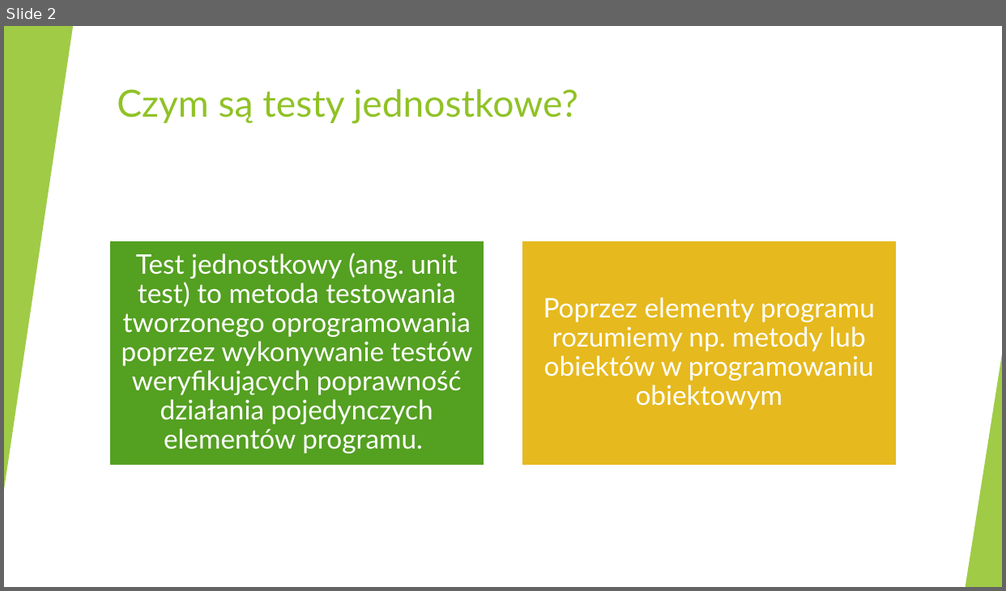
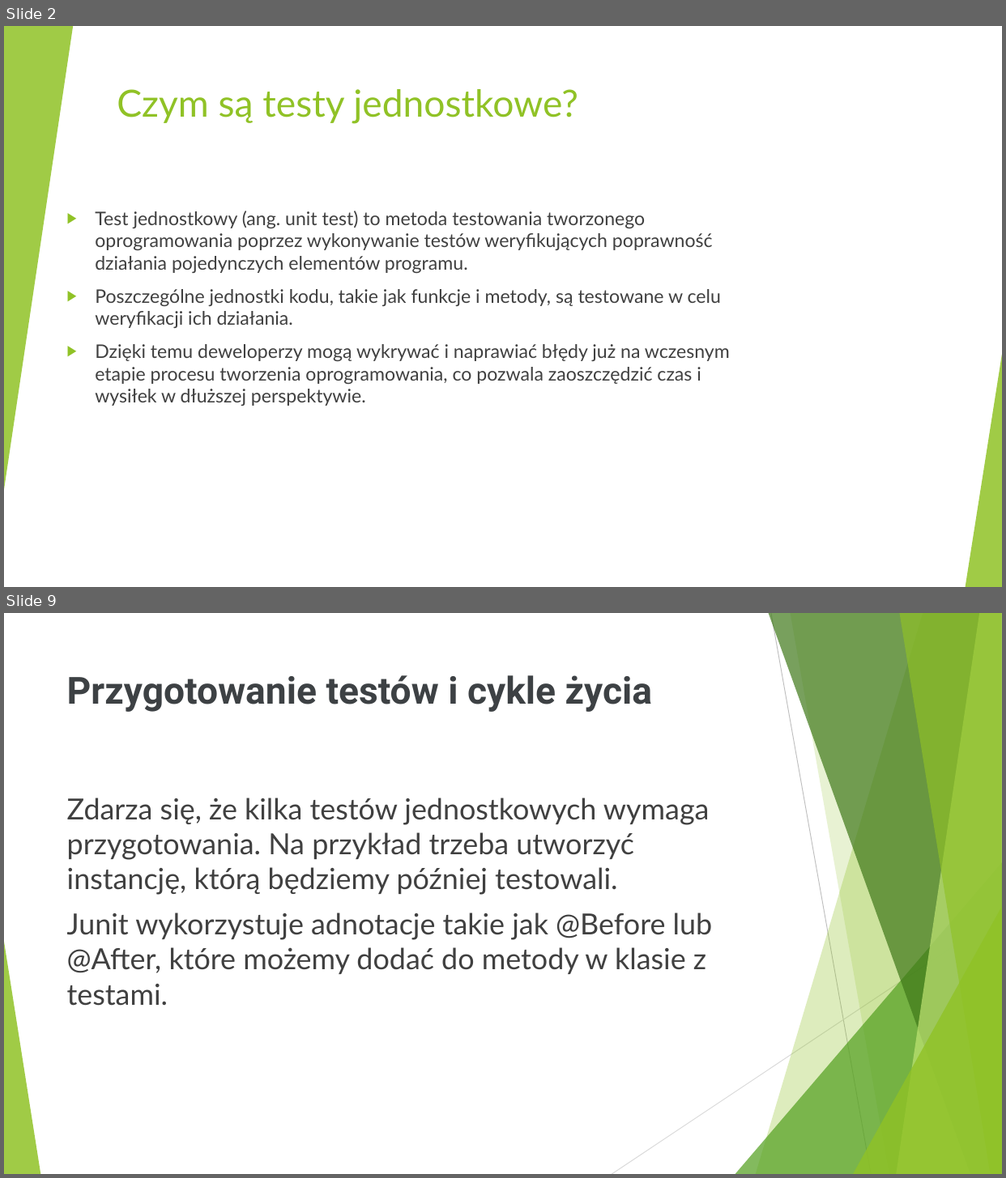
Before and after one commit to markow1997/AdvanceProgrammingTechniques_2223, a slide deck: KonradStepniak/Testy jednostkowe Konrad Stępniak.pptx. Shown one above the other, each under a label of ours: slide 2 before the commit, slides 2 and 9 after it; the slides between them are not shown. The pictures are 1006x591 and 1006x1178 pixels, drawn with LibreOffice and Linux fonts; fonts in the diff are those of the drawing. Boxes give left, top, right and bottom in pixels: in the first picture for what was removed or moved away, otherwise in the second. Text is boxed around its words. In the diff, an @@ line names an element or a change of style, - is before the commit and + after.

```diff
--- a/KonradStepniak/Testy jednostkowe Konrad Stępniak.pptx
+++ b/KonradStepniak/Testy jednostkowe Konrad Stępniak.pptx
@@ slide 9 added at (4, 613, 1002, 1174), background #FFFFFF; not listed: 10 template elements that a slide beside it also shows @@
@@ title added at (67, 675, 653, 712), 36 pt, text #3D4144, bold @@
+Przygotowanie testów i cykle życia
@@ text added at (67, 798, 713, 1006), 28 pt, text #404040 @@
+Zdarza się, że kilka testów jednostkowych wymaga przygotowania. Na przykład trzeba utworzyć instancję, którą będziemy później testowali.
+Junit wykorzystuje adnotacje takie jak @Before lub @After, które możemy dodać do metody w klasie z testami.
@@ slide 2 changed as well @@
@@ text added at (95, 211, 730, 406), 18 pt, text #404040 @@
+▶ Test jednostkowy (ang. unit test) to metoda testowania tworzonego oprogramowania poprzez wykonywanie testów weryfikujących poprawność działania pojedynczych elementów programu.
+▶ Poszczególne jednostki kodu, takie jak funkcje i metody, są testowane w celu weryfikacji ich działania.
+▶ Dzięki temu deweloperzy mogą wykrywać i naprawiać błędy już na wczesnym etapie procesu tworzenia oprogramowania, co pozwala zaoszczędzić czas i wysiłek w dłuższej perspektywie.
@@ group removed at (109, 241, 897, 466): 2 rectangles, 2 texts @@
-Test jednostkowy (ang. unit test) to metoda testowania tworzonego oprogramowania poprzez wykonywanie testów weryfikujących poprawność działania pojedynczych elementów programu.
-Poprzez elementy programu rozumiemy np. metody lub obiektów w programowaniu obiektowym
```
Also in this commit, not shown: 3 other slides changed, 9 other slides added, 3 slides removed.
